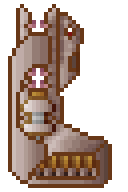
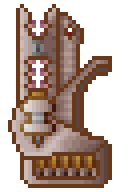
Layered file, before and after one edit (128 x 192). Changes by layer:
painted on "Over" over box(8, 32, 56, 184)
painted on "Layer" over box(8, 52, 112, 144)
